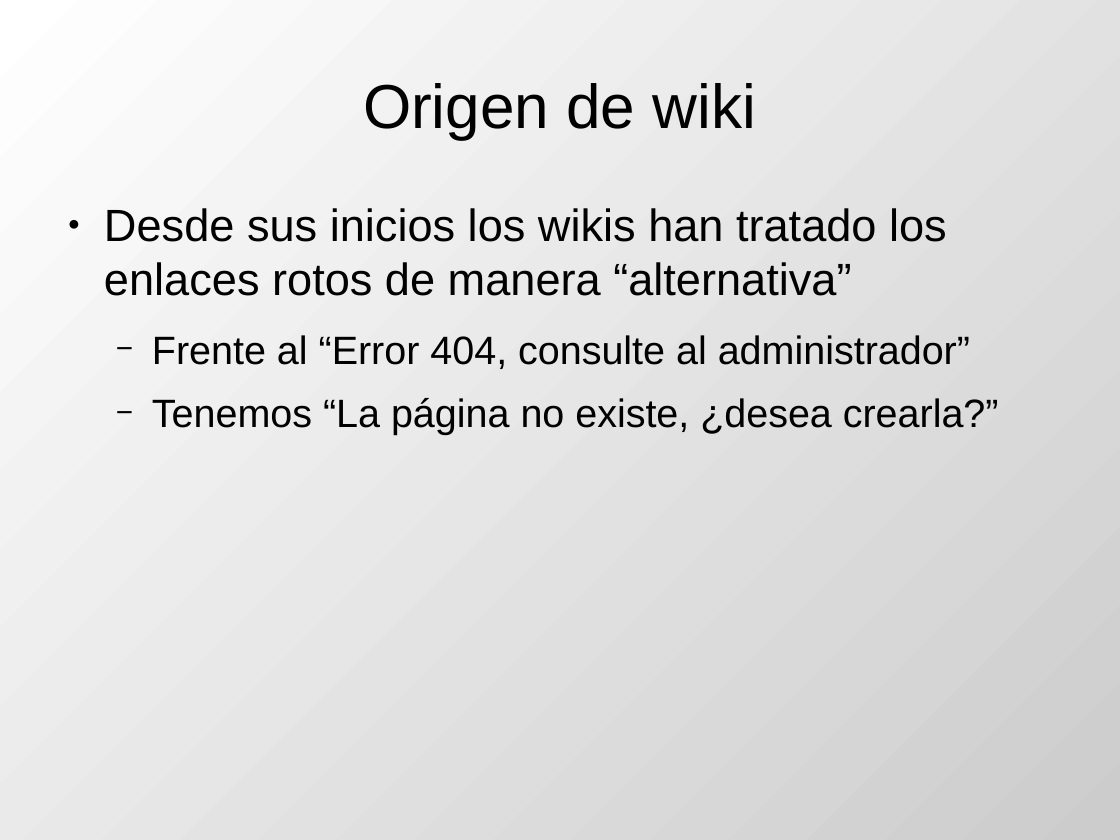
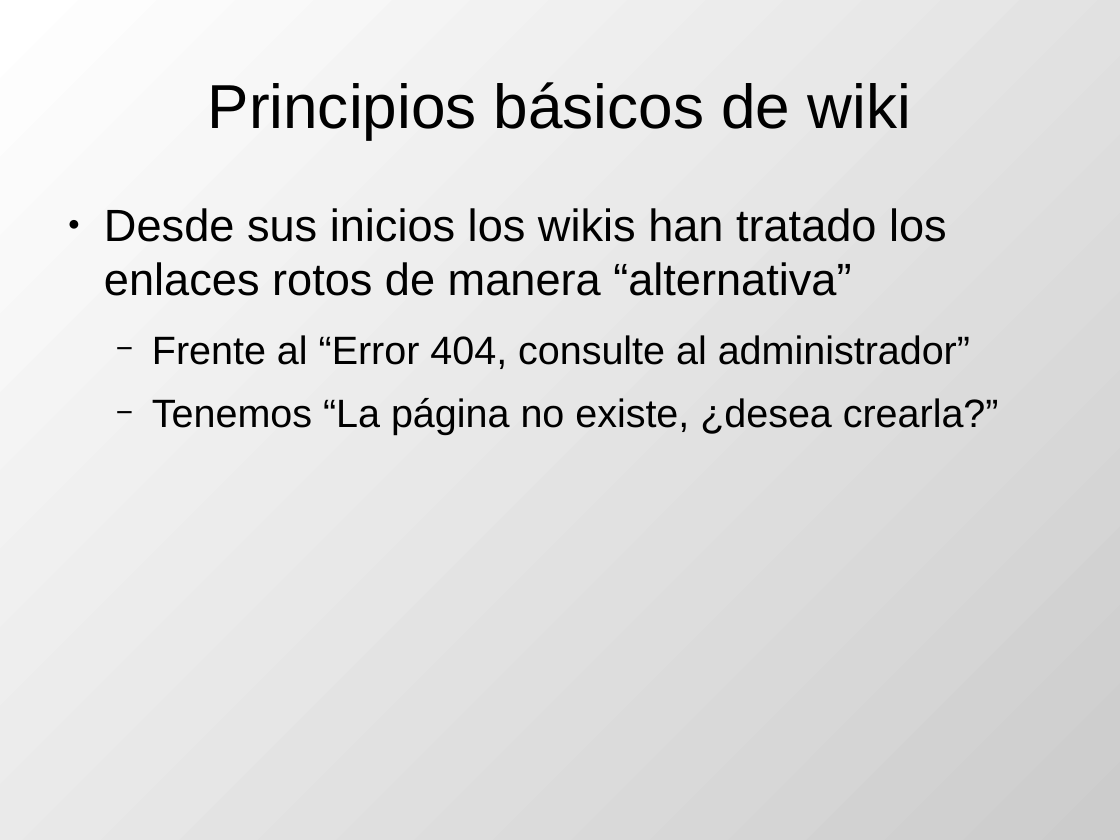
Before and after one commit to DrPantera/wikis4education, a slide deck: slide 8 of uca-2013_07/tema-1-Introduccion.odp (slide 7 before the commit). Drawn at 1120x840 pixels with LibreOffice and Linux fonts; fonts in the diff are those of the drawing. Boxes give left, top, right and bottom in pixels: in the first picture for what was removed or moved away, otherwise in the second. Text is boxed around its words. In the diff, an @@ line names an element or a change of style, - is before the commit and + after.

```diff
--- a/uca-2013_07/tema-1-Introduccion.odp
+++ b/uca-2013_07/tema-1-Introduccion.odp
@@ title at (208, 82, 911, 139): text changed @@
-Origen de wiki
+Principios básicos de wiki
```
Also in this commit, not shown: 7 other slides changed, 5 slides removed, 2 other files.
